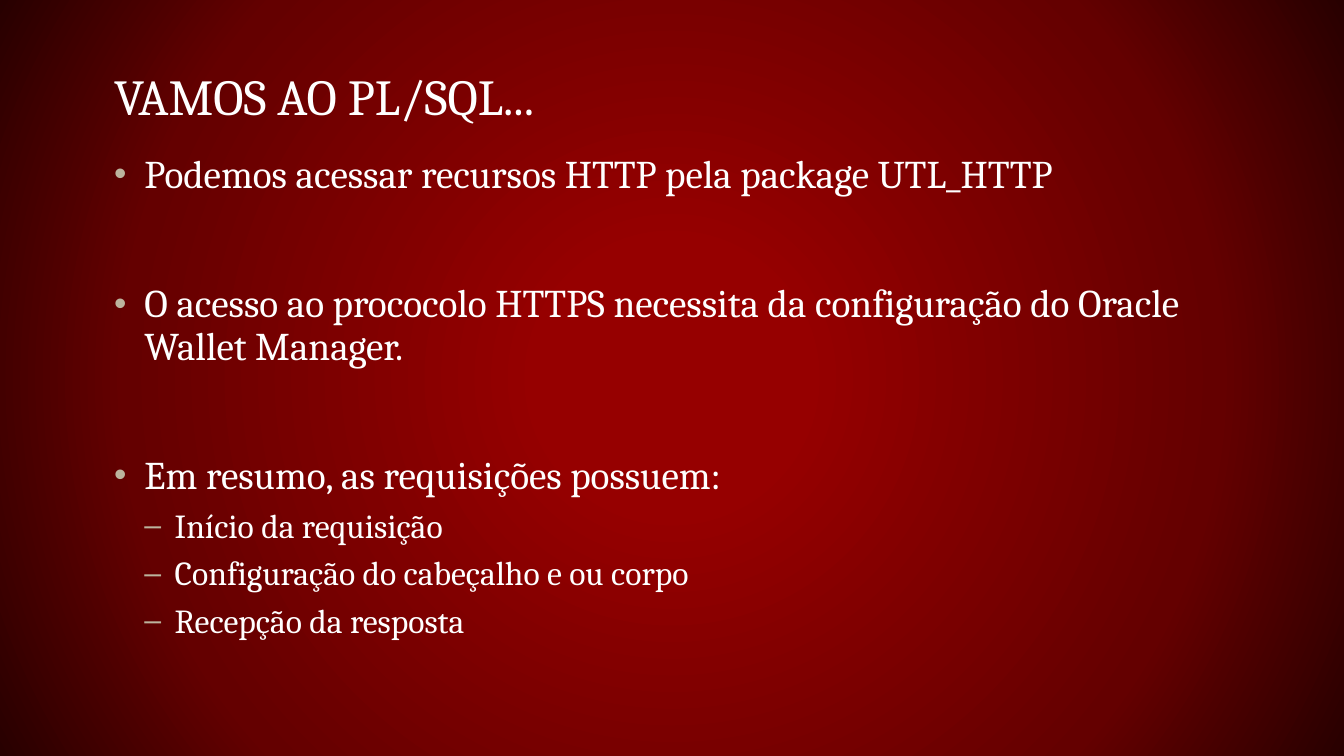
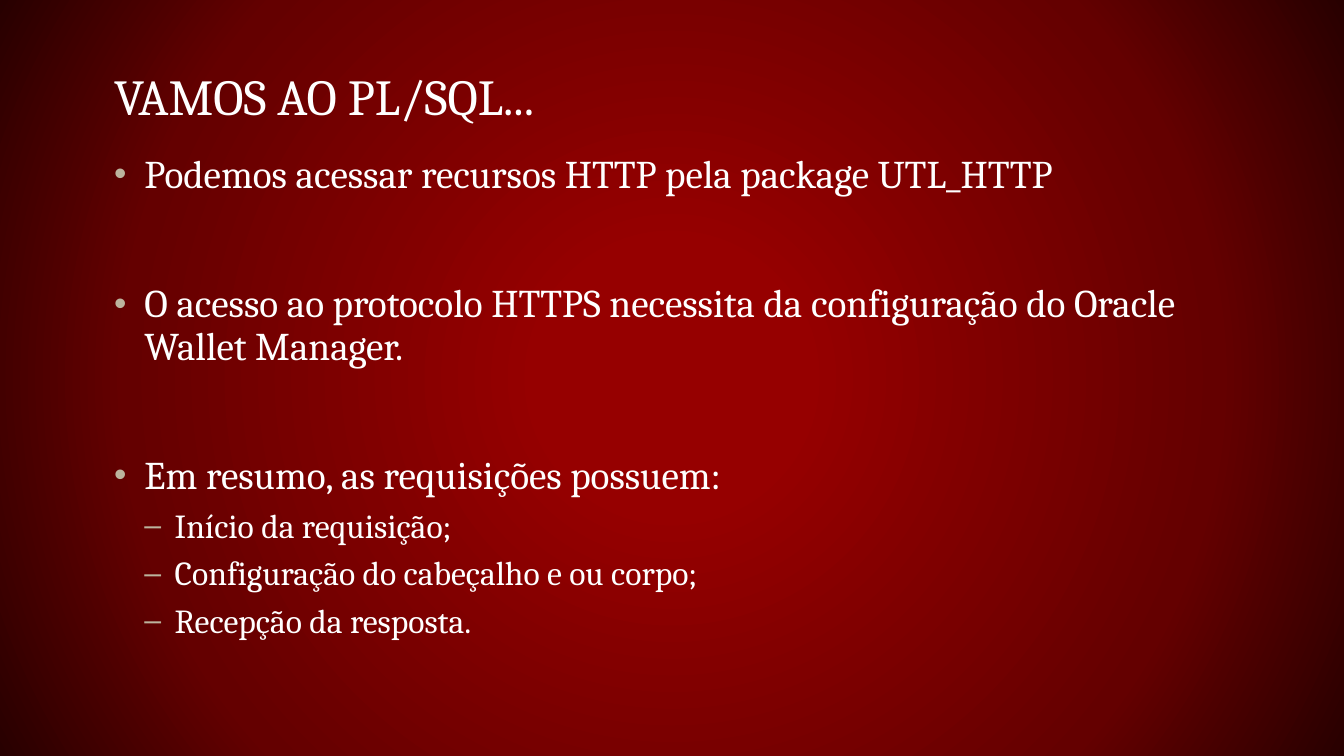
Before and after one commit to plsqlcamp/Meetup, a slide deck: slide 6 of 007#20190515/REST_API/PLSQL_CAMP_REST.pptx. Drawn at 1344x756 pixels with LibreOffice and Linux fonts; fonts in the diff are those of the drawing. Boxes give left, top, right and bottom in pixels: in the first picture for what was removed or moved away, otherwise in the second. Text is boxed around its words. In the diff, an @@ line names an element or a change of style, - is before the commit and + after.

Commit message:
Slides LGPD

```diff
--- a/007#20190515/REST_API/PLSQL_CAMP_REST.pptx
+++ b/007#20190515/REST_API/PLSQL_CAMP_REST.pptx
@@ text at [144, 289, 1175, 369]: text changed @@
-• O acesso ao prococolo HTTPS necessita da configuração do Oracle Wallet Manager.
+• O acesso ao protocolo HTTPS necessita da configuração do Oracle Wallet Manager.
@@ text at [175, 514, 697, 640]: text changed @@
-  – Início da requisição
-  – Configuração do cabeçalho e ou corpo
-  – Recepção da resposta
+  – Início da requisição;
+  – Configuração do cabeçalho e ou corpo;
+  – Recepção da resposta.
```
Also in this commit, not shown: 2 other files.
